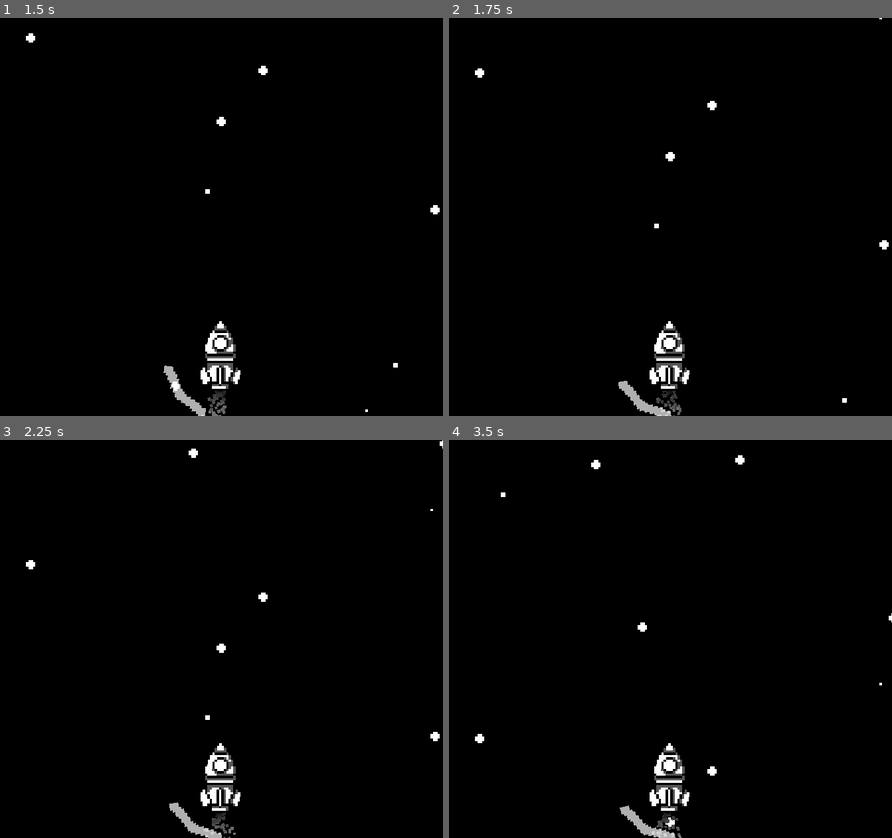
Above: before the commit, frames 1-4 (two rows, left to right).
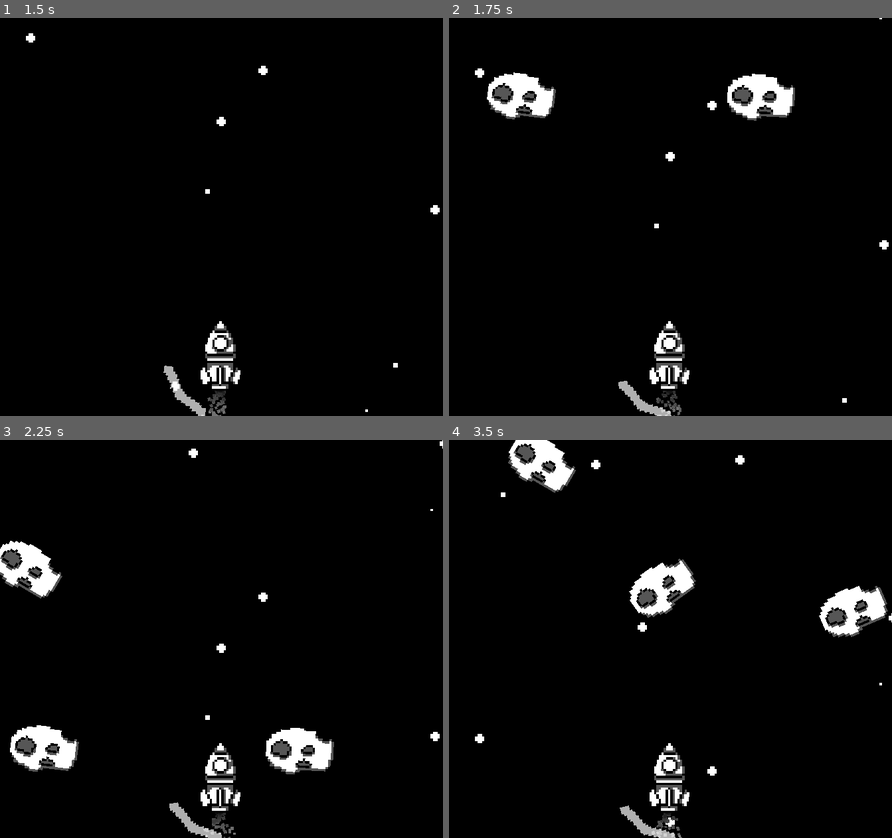
Above: after the commit, the same moments.

Repository: DonB303/1GameJam
Game: Godot game, scene res://Scenes/main.tscn
Same seed, same stepped clock (60 frames per second), same inputs: the game is played once before the commit and once after it. Before the commit the project starts from res://Scenes/test.tscn.
Inputs (mouse positions are in pixels of both pictures, inside the frame that each line leads up to):
- Up to frame 1 (1.5 s): move the mouse to (318, 197) at 0.52 s; move the mouse to (132, 236) at 1.27 s
- Up to frame 2 (1.75 s): no input
- Up to frame 3 (2.25 s): move the mouse to (265, 551) at 2.02 s
- Up to frame 4 (3.5 s): move the mouse to (648, 718) at 2.77 s

Frame 1 is identical in both runs. In frame 2, 2.5% of the frame differs, in the area x 8-79%, y 13-26%; in frame 3, 3.7%; in frame 4, 3.7%, in the area x 13-100%, y 0-50%.

Commit message:
PLS_save_me_gru

Diff:
--- a/Scenes/test.tscn
+++ b/Scenes/main.tscn
@@ -19,10 +19,10 @@
 [node name="Node" type="Node" parent="."]
 
 [node name="Astroid spawner" parent="Node" instance=ExtResource("3_pvpv1")]
-position = Vector2(331, 412)
+position = Vector2(161, 185)
 
 [node name="Astroid spawner2" parent="Node" instance=ExtResource("3_pvpv1")]
-position = Vector2(235, 441)
+position = Vector2(136, 214)
 
 [node name="Astroid spawner3" parent="Node" instance=ExtResource("3_pvpv1")]
-position = Vector2(425, 441)
+position = Vector2(186, 214)
--- /dev/null
+++ b/Scenes/menus/MainMenu.tscn
@@ -0,0 +1,137 @@
+[gd_scene load_steps=10 format=3 uid="uid://dn6j23v5pcwlr"]
+
+[ext_resource type="Script" path="res://Scenes/menus/main_menu.gd" id="1_2waa3"]
+[ext_resource type="Texture2D" uid="uid://b0uvoabttp1s4" path="res://Scenes/menus/Penisssss (DEBUG) 02.11.2024 20_52_16.png" id="1_4jvug"]
+[ext_resource type="FontFile" uid="uid://cx0jes2bl5cvh" path="res://SourceCodePro-SemiBold.ttf" id="1_hy3sd"]
+
+[sub_resource type="StyleBoxTexture" id="StyleBoxTexture_qkn0e"]
+texture = ExtResource("1_4jvug")
+
+[sub_resource type="StyleBoxEmpty" id="StyleBoxEmpty_23ajo"]
+
+[sub_resource type="StyleBoxFlat" id="StyleBoxFlat_qhxxc"]
+bg_color = Color(0.823529, 0.823529, 0.823529, 1)
+corner_radius_top_left = 16
+corner_radius_top_right = 16
+corner_radius_bottom_right = 16
+corner_radius_bottom_left = 16
+shadow_size = 5
+shadow_offset = Vector2(0, 3.41)
+
+[sub_resource type="StyleBoxFlat" id="StyleBoxFlat_a3cut"]
+bg_color = Color(0.635294, 0.635294, 0.635294, 1)
+corner_radius_top_left = 16
+corner_radius_top_right = 16
+corner_radius_bottom_right = 16
+corner_radius_bottom_left = 16
+shadow_size = 5
+shadow_offset = Vector2(0, 3.41)
+
+[sub_resource type="StyleBoxFlat" id="StyleBoxFlat_0lxj0"]
+bg_color = Color(1, 1, 1, 1)
+corner_radius_top_left = 16
+corner_radius_top_right = 16
+corner_radius_bottom_right = 16
+corner_radius_bottom_left = 16
+shadow_size = 5
+shadow_offset = Vector2(0, 3.41)
+
+[sub_resource type="LabelSettings" id="LabelSettings_6cq4h"]
+font = ExtResource("1_hy3sd")
+font_size = 64
+
+[node name="MainMenu" type="Control"]
+layout_mode = 3
+anchors_preset = 15
+anchor_right = 1.0
+anchor_bottom = 1.0
+grow_horizontal = 2
+grow_vertical = 2
+script = ExtResource("1_2waa3")
+
+[node name="Panel" type="Panel" parent="."]
+layout_mode = 1
+anchors_preset = 15
+anchor_right = 1.0
+anchor_bottom = 1.0
+grow_horizontal = 2
+grow_vertical = 2
+theme_override_styles/panel = SubResource("StyleBoxTexture_qkn0e")
+
+[node name="VBoxContainer" type="VBoxContainer" parent="."]
+layout_mode = 1
+anchors_preset = 8
+anchor_left = 0.5
+anchor_top = 0.5
+anchor_right = 0.5
+anchor_bottom = 0.5
+offset_left = -134.5
+offset_top = -78.0
+offset_right = 134.5
+offset_bottom = 205.0
+grow_horizontal = 2
+grow_vertical = 2
+theme_override_constants/separation = 20
+
+[node name="Play" type="Button" parent="VBoxContainer"]
+layout_mode = 2
+size_flags_vertical = 3
+theme_override_colors/font_hover_color = Color(0, 0, 0, 1)
+theme_override_colors/font_pressed_color = Color(0, 0, 0, 1)
+theme_override_colors/font_focus_color = Color(0, 0, 0, 1)
+theme_override_colors/font_color = Color(0, 0, 0, 1)
+theme_override_fonts/font = ExtResource("1_hy3sd")
+theme_override_font_sizes/font_size = 64
+theme_override_styles/focus = SubResource("StyleBoxEmpty_23ajo")
+theme_override_styles/hover = SubResource("StyleBoxFlat_qhxxc")
+theme_override_styles/pressed = SubResource("StyleBoxFlat_a3cut")
+theme_override_styles/normal = SubResource("StyleBoxFlat_0lxj0")
+text = "Play"
+
+[node name="Options" type="Button" parent="VBoxContainer"]
+layout_mode = 2
+size_flags_vertical = 3
+theme_override_colors/font_hover_color = Color(0, 0, 0, 1)
+theme_override_colors/font_pressed_color = Color(0, 0, 0, 1)
+theme_override_colors/font_focus_color = Color(0, 0, 0, 1)
+theme_override_colors/font_color = Color(0, 0, 0, 1)
+theme_override_fonts/font = ExtResource("1_hy3sd")
+theme_override_font_sizes/font_size = 64
+theme_override_styles/focus = SubResource("StyleBoxEmpty_23ajo")
+theme_override_styles/hover = SubResource("StyleBoxFlat_qhxxc")
+theme_override_styles/pressed = SubResource("StyleBoxFlat_a3cut")
+theme_override_styles/normal = SubResource("StyleBoxFlat_0lxj0")
+text = "Options"
+
+[node name="Exit" type="Button" parent="VBoxContainer"]
+layout_mode = 2
+size_flags_vertical = 3
+theme_override_colors/font_hover_color = Color(0, 0, 0, 1)
+theme_override_colors/font_pressed_color = Color(0, 0, 0, 1)
+theme_override_colors/font_focus_color = Color(0, 0, 0, 1)
+theme_override_colors/font_color = Color(0, 0, 0, 1)
+theme_override_fonts/font = ExtResource("1_hy3sd")
+theme_override_font_sizes/font_size = 64
+theme_override_styles/focus = SubResource("StyleBoxEmpty_23ajo")
+theme_override_styles/hover = SubResource("StyleBoxFlat_qhxxc")
+theme_override_styles/pressed = SubResource("StyleBoxFlat_a3cut")
+theme_override_styles/normal = SubResource("StyleBoxFlat_0lxj0")
+text = "Exit
+"
+
+[node name="Label" type="Label" parent="."]
+layout_mode = 1
+anchors_preset = 5
+anchor_left = 0.5
+anchor_right = 0.5
+offset_left = -287.5
+offset_top = 72.0
+offset_right = 288.5
+offset_bottom = 153.0
+grow_horizontal = 2
+text = "Meteor Defender"
+label_settings = SubResource("LabelSettings_6cq4h")
+
+[connection signal="pressed" from="VBoxContainer/Play" to="." method="_on_play_pressed"]
+[connection signal="pressed" from="VBoxContainer/Options" to="." method="_on_options_pressed"]
+[connection signal="pressed" from="VBoxContainer/Exit" to="." method="_on_exit_pressed"]
--- /dev/null
+++ b/Scenes/menus/main_menu.gd
@@ -0,0 +1,23 @@
+extends Control
+@onready var animation_player: AnimationPlayer = $AnimationPlayer
+
+
+# Called when the node enters the scene tree for the first time.
+func _ready() -> void:
+	pass # Replace with function body.
+
+
+# Called every frame. 'delta' is the elapsed time since the previous frame.
+func _process(delta: float) -> void:
+	pass
+
+
+func _on_play_pressed() -> void:
+	get_tree().change_scene_to_file("res://Scenes/main.tscn")
+
+func _on_options_pressed() -> void:
+	pass # Replace with function body.
+
+
+func _on_exit_pressed() -> void:
+	get_tree().quit()
--- a/project.godot
+++ b/project.godot
@@ -19,7 +19,7 @@
 [application]
 
 config/name="Penisssss"
-run/main_scene="res://Scenes/test.tscn"
+run/main_scene="res://Scenes/main.tscn"
 config/features=PackedStringArray("4.3", "GL Compatibility")
 config/icon="res://icon.svg"
 
Binary file added: Scenes/menus/Penisssss (DEBUG) 02.11.2024 20_52_16.png
Not shown, added: Scenes/menus/Penisssss (DEBUG) 02.11.2024 20_52_16.png.import
Not shown: 2 places in Scenes/rocket/rocket.tscn that only renumber resources
